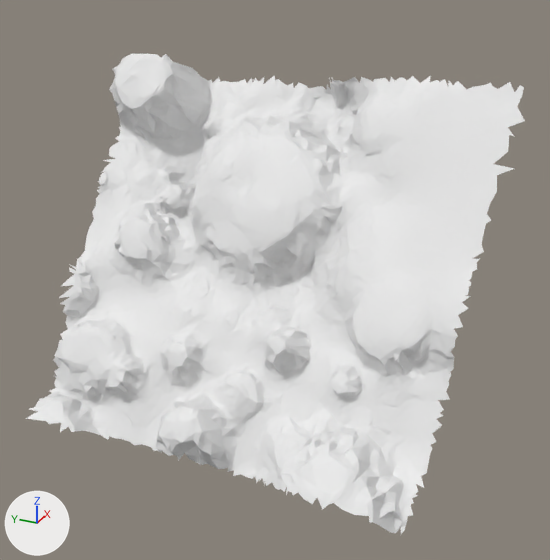
Renders of the glTF model moon small_tiles/tile_318.glb from each side of a commit.
The view is the same before and after, from a camera (50 mm lens) standing at (15.83, -3.74, -12.87) and looking at (23.68, -0.2, -16.79). The axes (+X, +Y, +Z) are drawn at lower left. The lights are the same throughout. The older version comes first. Vertices at exactly the same position are counted once.

In view in the first picture: 't318'.
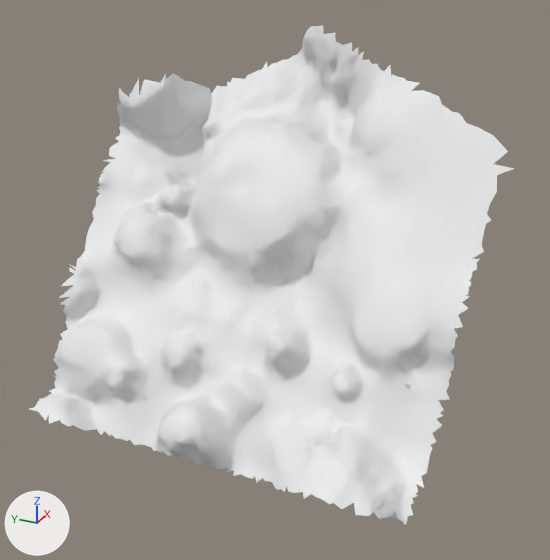
Changed parts and their boxes (x1, y1, x2, y2) in the pictures (550 x 560 px; the box of a moved part takes in the faces that stretch with it):
't318', reshaped: before (25, 53, 525, 534); after (29, 25, 514, 525)
part 1 of me_t318, moved or reshaped: before (109, 53, 525, 151); after (231, 25, 400, 90)
part 2 of me_t318, deleted: before (263, 479, 406, 534)
part 3 of me_t318, deleted: before (25, 412, 109, 440)

Patch to the scene script:
```diff
--- a/moon small_tiles/tile_318.glb.py
+++ b/moon small_tiles/tile_318.glb.py
@@ me_t318 @@
 # used by ob_t318; location = (0.0, 0.0, 0.0)
-me_t318.from_pydata(...)  # 5099 vertices, 9864 faces; spans x 21.81..25.6, y -2.8..2.74, z -18.8..-14.36
+me_t318.from_pydata(...)  # 5108 vertices, 9912 faces; spans x 21.86..25.81, y -2.79..2.74, z -18.8..-13.96
+# me_t318 part 1: 129 vertices removed from x 24.53..25.6, y -2.8..2.74, z -15.0..-14.36; 159 vertices added at x 25.15..25.81, y -1.12..1.3, z -14.73..-13.96
+# me_t318 part 2: 15 vertices removed from x 21.81..22.17, y -2.41..-0.77, z -18.72..-18.41
+# me_t318 part 3: 5 vertices removed from x 21.86..22.2, y 1.44..2.42, z -18.71..-18.44
+# other edits to the shape of me_t318 do not show in these pictures
```
